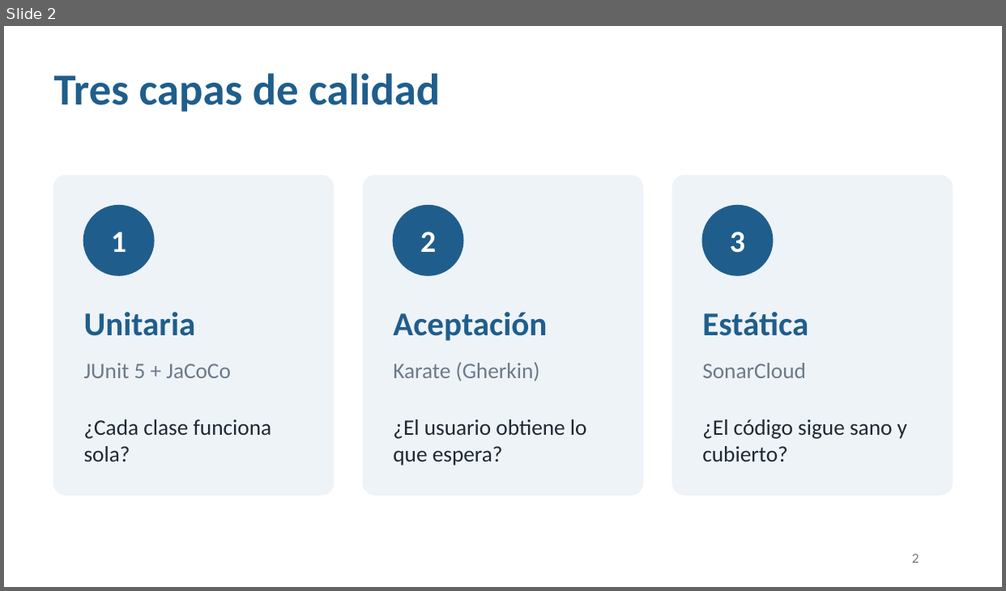
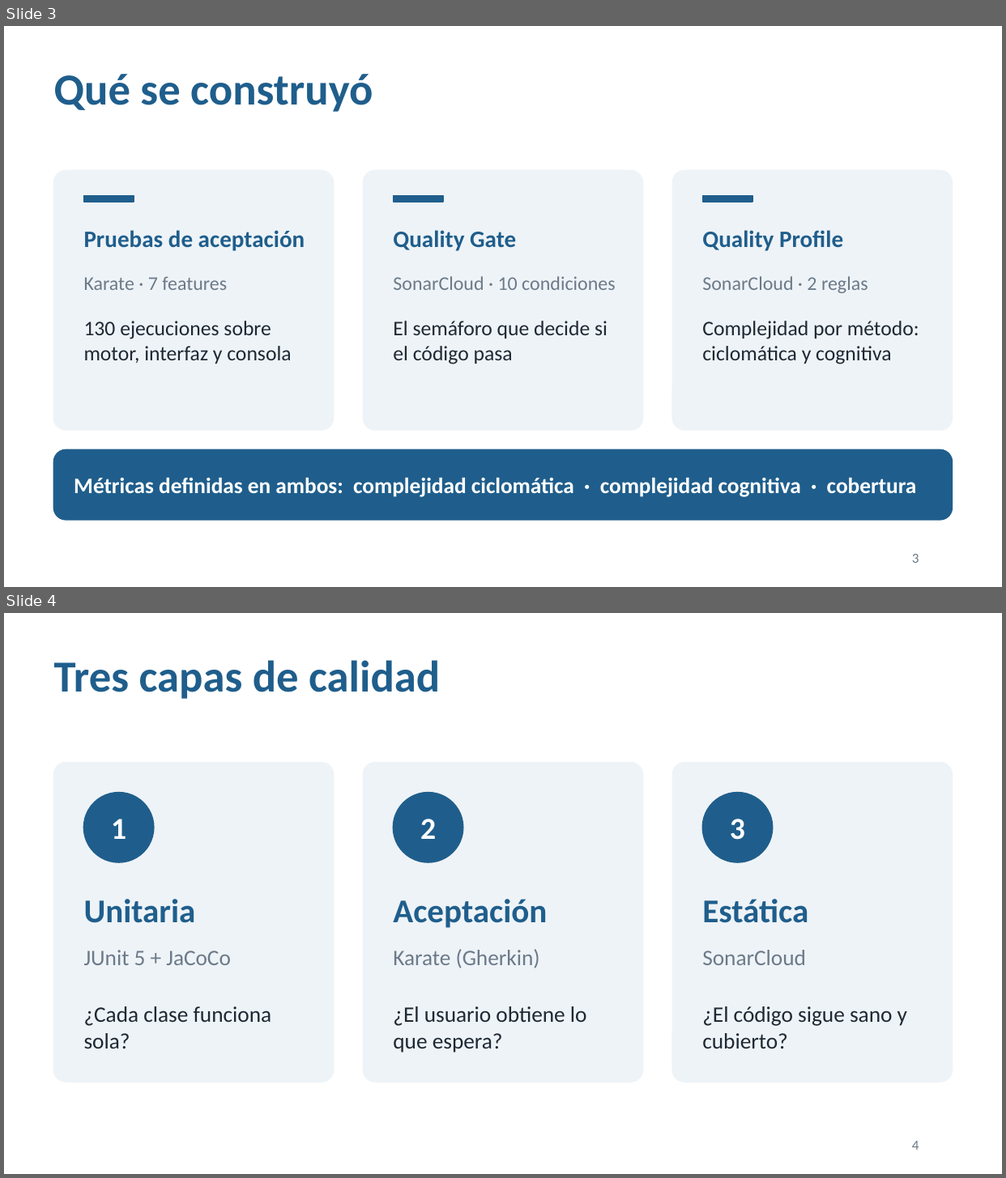
Before and after one commit to carolinacardonaUdeA/calidad-software, a slide deck: docs/Presentacion_Calidad_Calculadora.pptx. Shown one above the other, each under a label of ours: slide 2 before the commit, slides 3 and 4 after it. The pictures are 1006x591 and 1006x1178 pixels, drawn with LibreOffice and Linux fonts; fonts in the diff are those of the drawing. Boxes give left, top, right and bottom in pixels: in the first picture for what was removed or moved away, otherwise in the second. Text is boxed around its words. In the diff, an @@ line names an element or a change of style, - is before the commit and + after.

Commit message:
configuracion sonar

```diff
--- a/docs/Presentacion_Calidad_Calculadora.pptx
+++ b/docs/Presentacion_Calidad_Calculadora.pptx
@@ slide 3 added at (4,26,1002,587), background #FFFFFF @@
@@ title added at (54,74,373,112), 32 pt, text #1F5E8C, bold @@
+Qué se construyó
@@ rounded rectangle added at (54,171,334,430), fill #EEF3F7, outline #EEF3F7 1 pt @@
@@ rounded rectangle added at (364,171,642,430), fill #EEF3F7, outline #EEF3F7 1 pt @@
@@ rounded rectangle added at (672,171,952,430), fill #EEF3F7, outline #EEF3F7 1 pt @@
@@ rectangle added at (84,195,134,202), fill #1F5E8C, outline #1F5E8C 1 pt @@
@@ rectangle added at (393,195,443,202), fill #1F5E8C, outline #1F5E8C 1 pt @@
@@ rectangle added at (702,195,752,202), fill #1F5E8C, outline #1F5E8C 1 pt @@
@@ text added at (84,230,305,251), 17 pt, text #1F5E8C, bold @@
+Pruebas de aceptación
@@ text added at (393,230,516,251), 17 pt, text #1F5E8C, bold @@
+Quality Gate
@@ text added at (702,230,843,251), 17 pt, text #1F5E8C, bold @@
+Quality Profile
@@ text added at (84,276,227,290), 14 pt, text #6C7A89 @@
+Karate · 7 features
@@ text added at (393,276,615,290), 14 pt, text #6C7A89 @@
+SonarCloud · 10 condiciones
@@ text added at (702,276,868,293), 14 pt, text #6C7A89 @@
+SonarCloud · 2 reglas
@@ text added at (84,321,291,364), 15 pt, text #1F2933 @@
+130 ejecuciones sobre motor, interfaz y consola
@@ text added at (393,321,607,365), 15 pt, text #1F2933 @@
+El semáforo que decide si el código pasa
@@ text added at (702,321,919,365), 15 pt, text #1F2933 @@
+Complejidad por método: ciclomática y cognitiva
@@ rounded rectangle added at (54,450,952,520), fill #1F5E8C, outline #1F5E8C 1 pt @@
@@ text added at (74,477,917,497), 16 pt, text #FFFFFF, bold @@
+Métricas definidas en ambos: complejidad ciclomática · complejidad cognitiva · cobertura
@@ page number added at (912,554,919,563), 10 pt, text #6C7A89 @@
+3
@@ what was slide 2 is now slide 4 @@
@@ page number at (912,1141,919,1150): text changed @@
-2
+4
```
Also in this commit, not shown: 8 slides changed, 6 other slides added, 1 slide removed, 7 other files.
